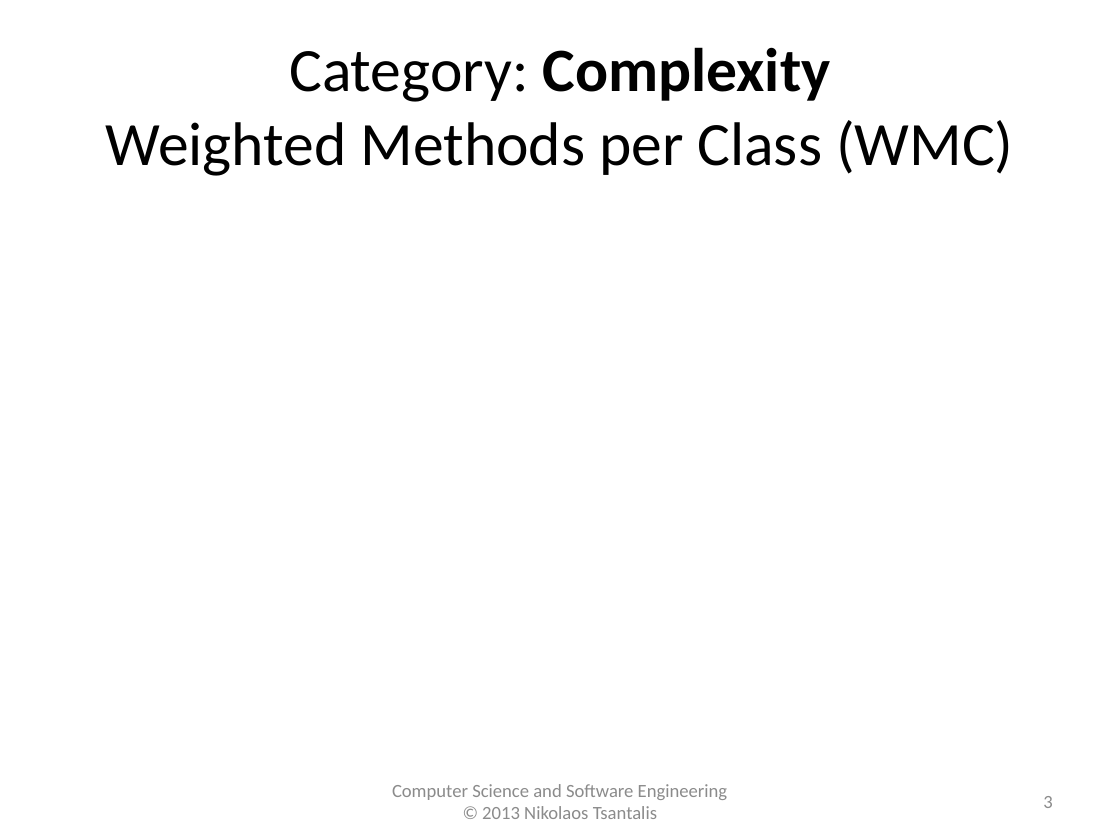
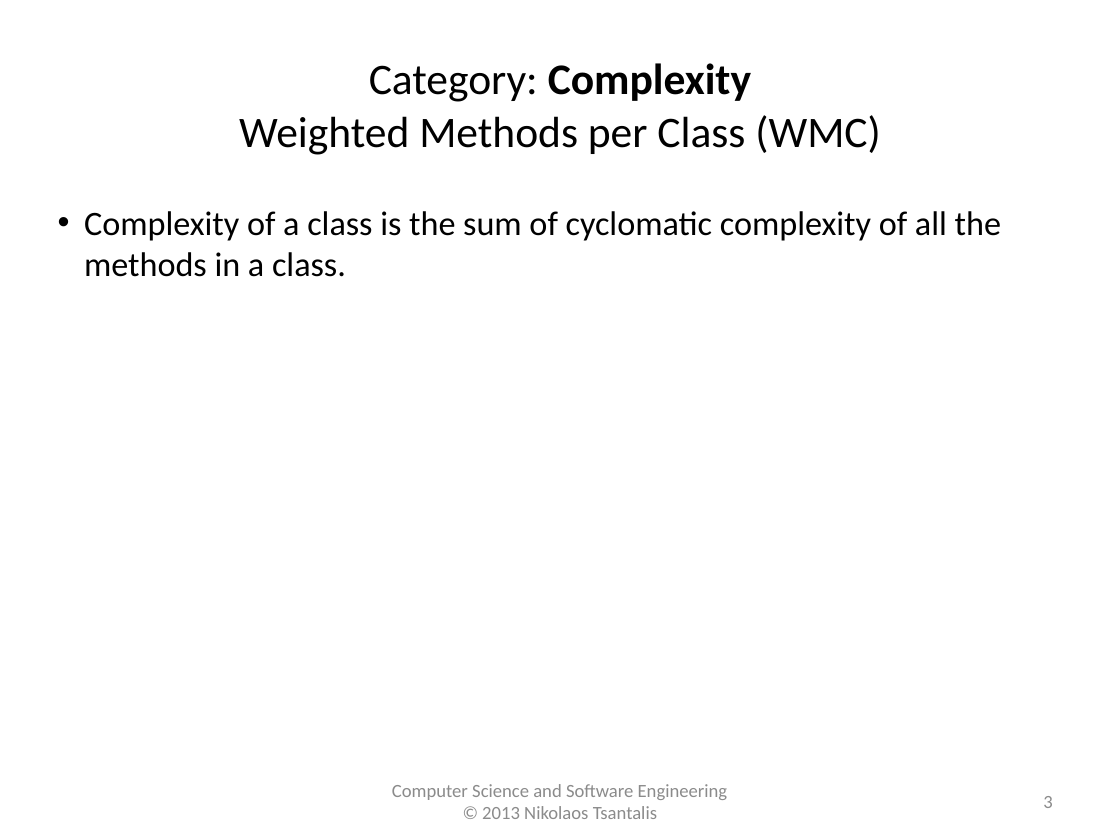
Before and after one commit to tajmilur-rahman/SOEN6611, a slide deck: slide 3 of lectures/lec3/Object-Oriented_Metrics_CK.pptx. Drawn at 1120x840 pixels with LibreOffice and Linux fonts; fonts in the diff are those of the drawing; grey boxes stand for pictures. Boxes give left, top, right and bottom in pixels: in the first picture for what was removed or moved away, otherwise in the second. Text is boxed around its words. In the diff, an @@ line names an element or a change of style, - is before the commit and + after.

Commit message:
project data files updated. class lectures updated.

```diff
--- a/lectures/lec3/Object-Oriented_Metrics_CK.pptx
+++ b/lectures/lec3/Object-Oriented_Metrics_CK.pptx
@@ text at [239,63,881,155]: text changed; size 39.6 to 28 pt @@
-Category: Complexity
-Weighted Methods per Class (WMC)
+Category: Complexity
+Weighted Methods per Class (WMC)
@@ text added at [84,211,1001,277], 22 pt, text #000000 @@
+• Complexity of a class is the sum of cyclomatic complexity of all the methods in a class.
```
Also in this commit, not shown: 20 other slides changed, 9 other files.
